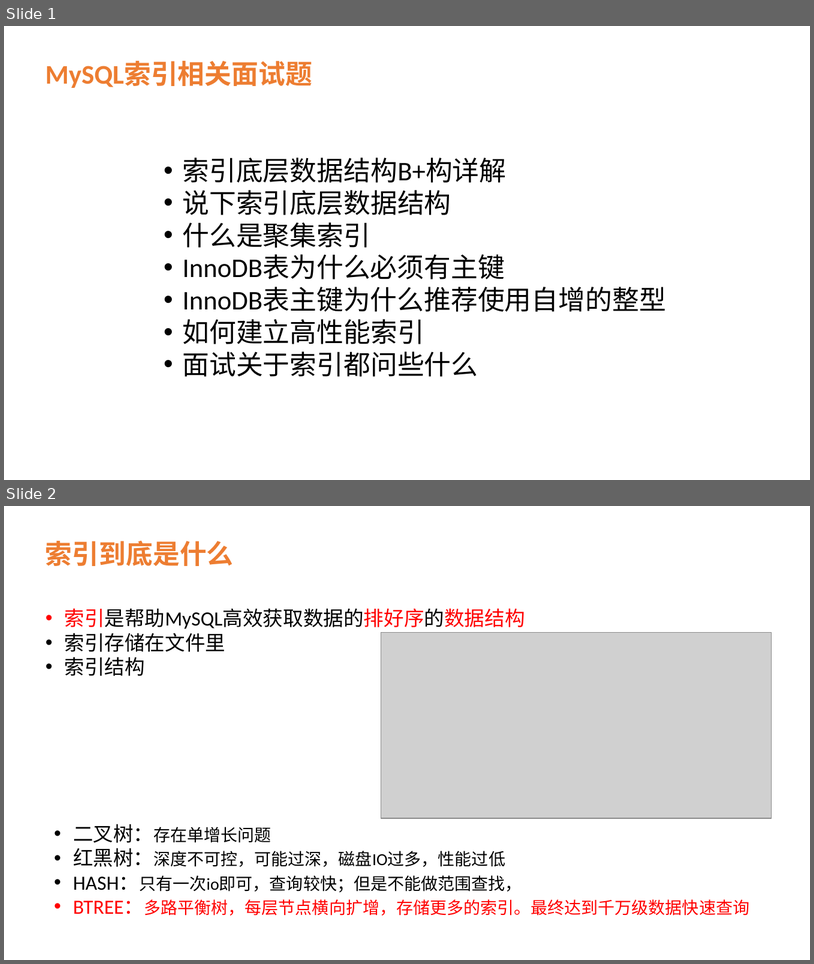
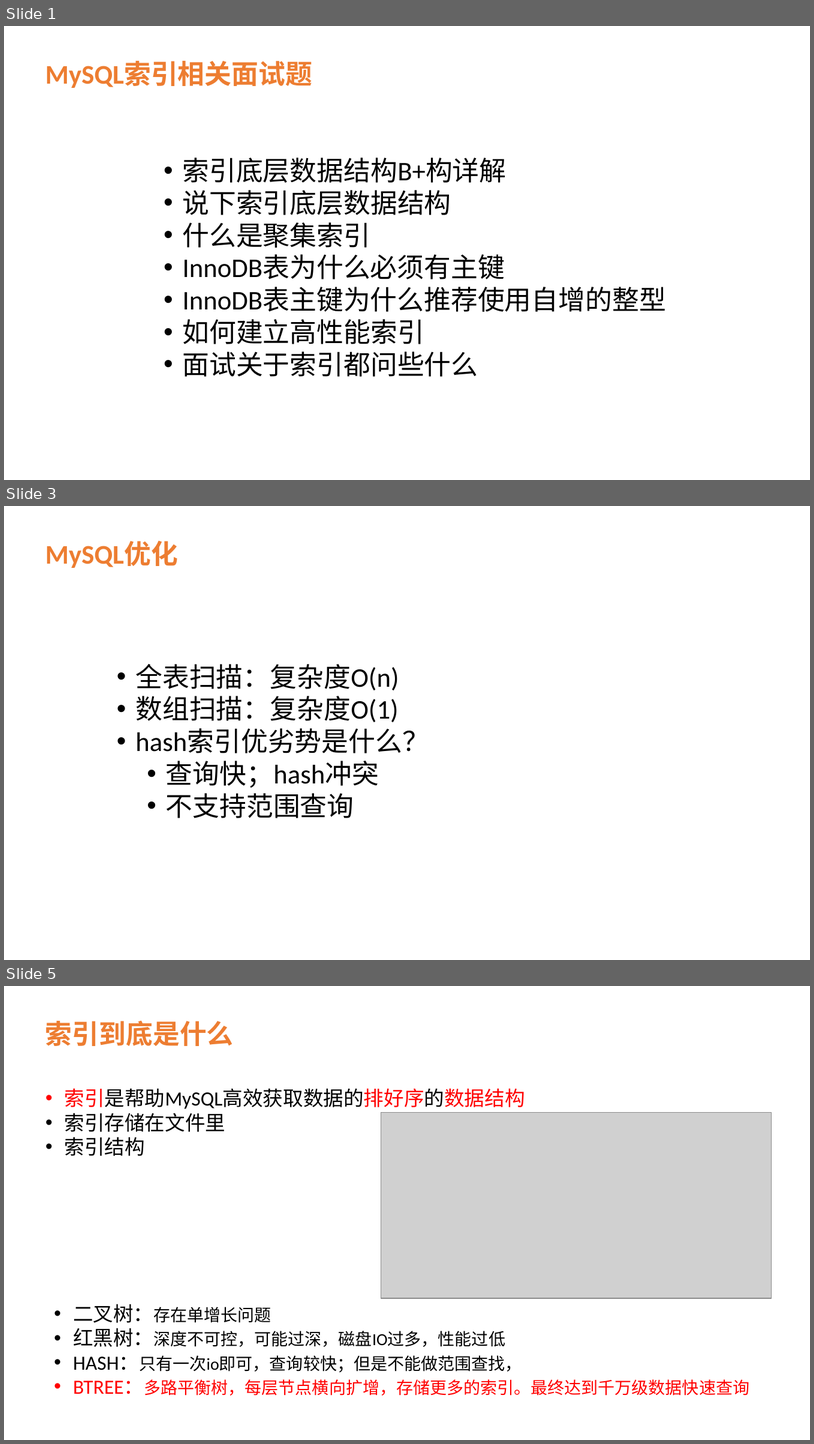
Before and after one commit to lei-zuquan/Jvm_Learn, a slide deck: src/main/java/com/java/z_exam/mysql/MySQL索引原理及如何建立高效索引.pptx. Shown one above the other, each under a label of ours: slides 1 and 2 before the commit, slides 1, 3 and 5 after it; the slides between them are not shown. The pictures are 814x964 and 814x1444 pixels, drawn with LibreOffice and Linux fonts; fonts in the diff are those of the drawing; grey boxes stand for pictures. Boxes give left, top, right and bottom in pixels: in the first picture for what was removed or moved away, otherwise in the second. Text is boxed around its words. In the diff, an @@ line names an element or a change of style, - is before the commit and + after.

Commit message:
# 更新mysql索引原理

```diff
--- a/src/main/java/com/java/z_exam/mysql/MySQL索引原理及如何建立高效索引.pptx
+++ b/src/main/java/com/java/z_exam/mysql/MySQL索引原理及如何建立高效索引.pptx
@@ slide 3 added at [4,506,810,960], background #FFFFFF @@
@@ text added at [45,541,178,568], 32 pt, text #ED7D31, bold @@
+MySQL优化
@@ text added at [135,664,429,818], 32 pt, text #000000 @@
+• 全表扫描：复杂度O(n)
+• 数组扫描：复杂度O(1)
+• hash索引优劣势是什么？
+  • 查询快；hash冲突
+  • 不支持范围查询
@@ what was slide 2 is now slide 5 @@
```
Also in this commit, not shown: 2 other slides added.
